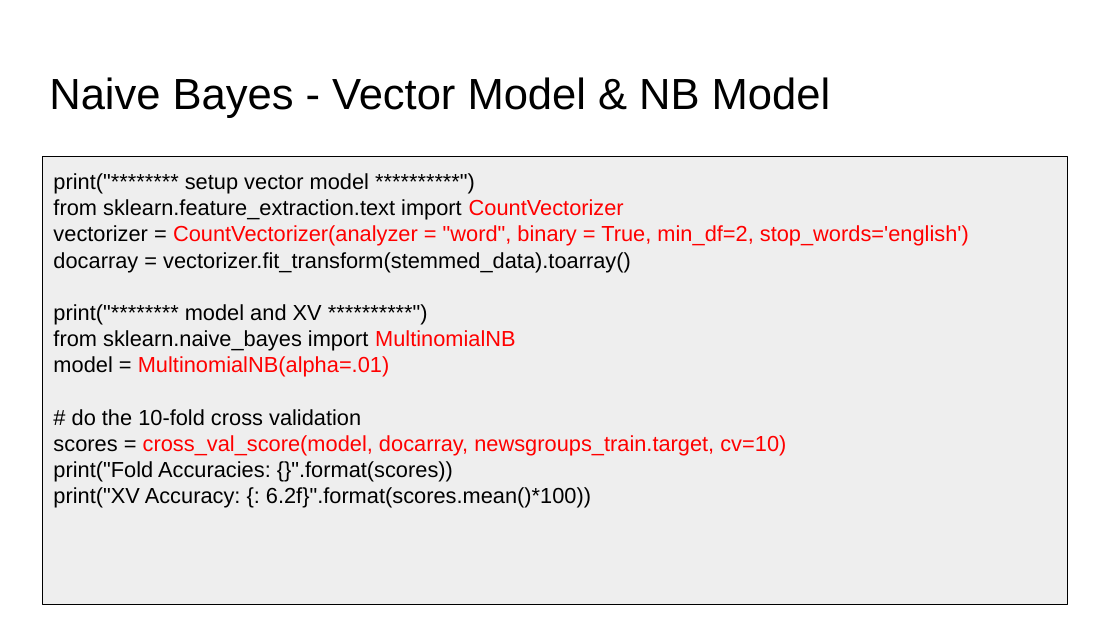
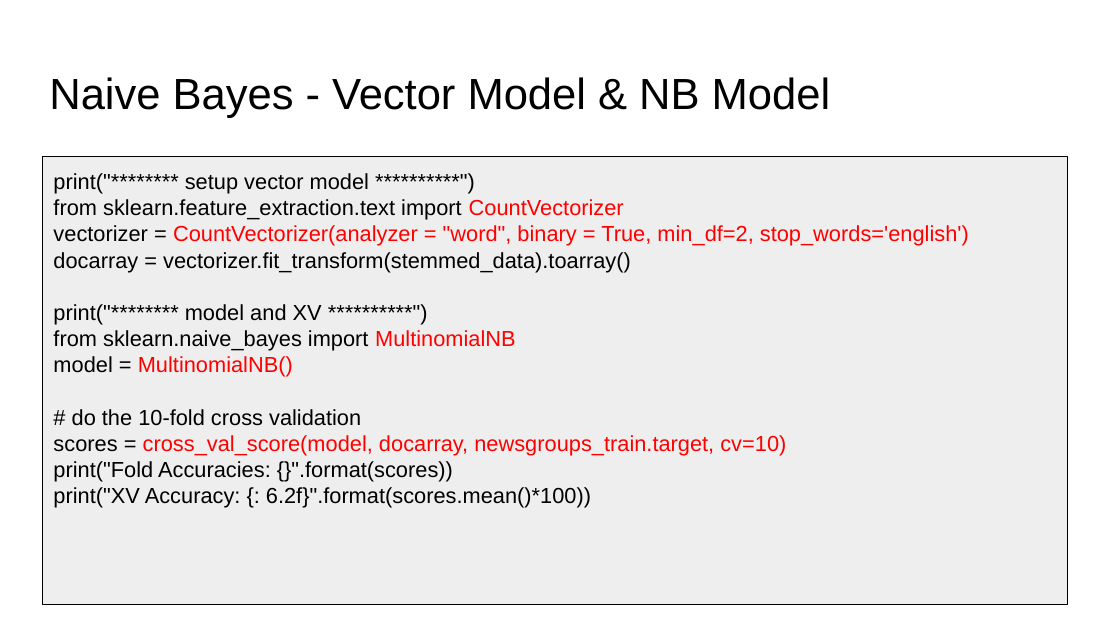
Before and after one commit to lutzhamel/CSC310, a slide deck: slide 14 of 19-NLP-2.pptx. Drawn at 1120x630 pixels with LibreOffice and Linux fonts; fonts in the diff are those of the drawing. Boxes give left, top, right and bottom in pixels: in the first picture for what was removed or moved away, otherwise in the second. Text is boxed around its words. In the diff, an @@ line names an element or a change of style, - is before the commit and + after.

```diff
--- a/19-NLP-2.pptx
+++ b/19-NLP-2.pptx
@@ text in rectangle at (53,304,516,377): text changed @@
-print("******** model and XV **********")
-from sklearn.naive_bayes import MultinomialNB
-model = MultinomialNB(alpha=.01)
+print("******** model and XV **********")
+from sklearn.naive_bayes import MultinomialNB
+model = MultinomialNB()
```
Also in this commit, not shown: 6 other files.
